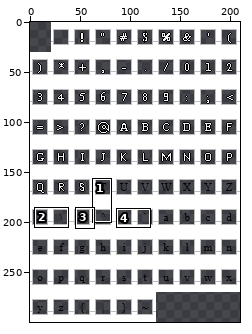
A pixel-art file gets an edit: assets/sprites/UI/Font/Simpletun-template.aseprite. The picture above shows the old version from afar; the outline marks the close-up.
Close-up. Earlier state:
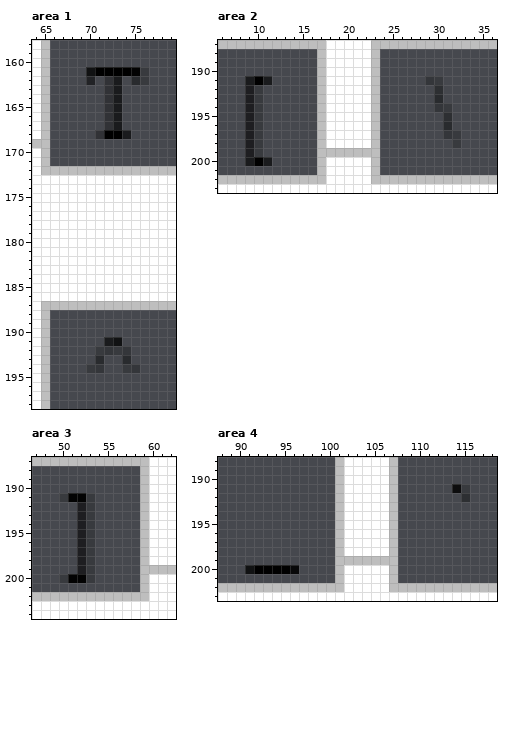
210x300 pixels, 1 frame. Pixels under 10% opacity are left out. Colours within 5 levels of each other are drawn and written as one. Shown: area 1: x 64..79, y 158..198; area 2: x 6..36, y 187..203; area 3: x 47..62, y 187..204; area 4: x 88..118, y 188..203. The commit also changed other parts of the picture, which this record leaves out.
The same view after the edit:
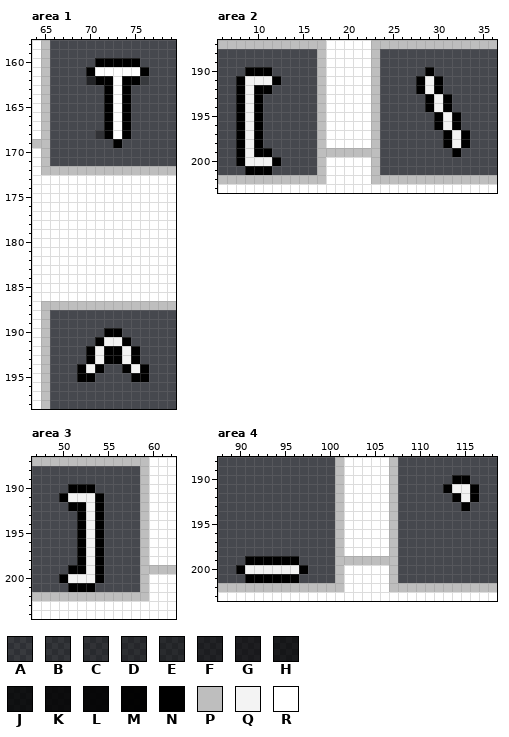
Palette (. is transparent): A #00000033  B #00000040  C #0000004d  D #0000005a  E #00000068  F #00000084  G #00000093  H #000000a1  J #000000c0  K #000000d0  L #000000e1  M #000000f5  N #000000  P #bebebe  Q #f3f3f3  R #ffffff
Message: Updated Font Sheet Finished Alphabet and 90% of Symbols
Change:
--- area 1, layer "Font"
@@ x 68..78 @@
 159 ...........
-160 ...........
-161 ..JNNNNMA..
-162 ..F.CH.EA..
-163 ....CH.....
-164 ....CH.....
-165 ....CH.....
-166 ....CH.....
-167 ....CH.....
-168 ...CNNH....
-169 ...........
+160 ...NNNNN...
+161 ..NRRRRRN..
+162 ..FNNRNNA..
+163 ....NRN....
+164 ....NRN....
+165 ....NRN....
+166 ....NRN....
+167 ....NRN....
+168 ...CNRN....
+169 .....N.....
 170 ...........
@@ x 64..79 @@
 189 RP..............
-190 RP..............
-191 RP......HJ......
-192 RP.....ABAB.....
-193 RP.....E..E.....
-194 RP....AB..AB....
-195 RP..............
+190 RP......NN......
+191 RP.....NQQN.....
+192 RP....NQNNQN....
+193 RP....NQNNQN....
+194 RP...NQN..NQN...
+195 RP...NN....NN...
 196 RP..............
--- area 2, layer "Font"
@@ x 6..36 @@
 189 ...........PRRRRRP.............
-190 ...........PRRRRRP.............
-191 ...HNH.....PRRRRRP.....BA......
-192 ...GA......PRRRRRP......D......
-193 ...GA......PRRRRRP......E......
-194 ...GA......PRRRRRP......BA.....
-195 ...GA......PRRRRRP.......D.....
-196 ...GA......PRRRRRP.......E.....
-197 ...GA......PRRRRRP.......BA....
-198 ...GA......PRRRRRP........A....
-199 ...GA......PPPPPPP.............
-200 ...HNH.....PRRRRRP.............
-201 ...........PRRRRRP.............
+190 ...NNN.....PRRRRRP.....N.......
+191 ..NQQQN....PRRRRRP....NQN......
+192 ..NQNN.....PRRRRRP....NQN......
+193 ..NQN......PRRRRRP.....NQN.....
+194 ..NQN......PRRRRRP.....NQN.....
+195 ..NQN......PRRRRRP......NQN....
+196 ..NQN......PRRRRRP......NQN....
+197 ..NQN......PRRRRRP.......NQN...
+198 ..NQN......PRRRRRP.......NQN...
+199 ..NQNN.....PPPPPPP........N....
+200 ..NQQQN....PRRRRRP.............
+201 ...NNN.....PRRRRRP.............
 202 PPPPPPPPPPPPRRRRRPPPPPPPPPPPPPP
--- area 3, layer "Font"
@@ x 48..56 @@
 189 .........
-190 .........
-191 ..AMMA...
-192 ....GA...
-193 ....GA...
-194 ....GA...
-195 ....GA...
-196 ....GA...
-197 ....GA...
-198 ....GA...
-199 ....GA...
-200 ..AMMA...
-201 .........
+190 ...NNN...
+191 ..NQQQN..
+192 ...NNQN..
+193 ....NQN..
+194 ....NQN..
+195 ....NQN..
+196 ....NQN..
+197 ....NQN..
+198 ....NQN..
+199 ...NNQN..
+200 ..NQQQN..
+201 ...NNN...
 202 PPPPPPPPP
--- area 4, layer "Font"
@@ x 111..118 @@
 189 ........
-190 ........
-191 ...KA...
-192 ....D...
-193 ........
+190 ...NN...
+191 ..NQQN..
+192 ...NQN..
+193 ....N...
 194 ........
@@ x 88..99 @@
 198 ............
-199 ............
-200 ...JNNNNL...
-201 ............
+199 ...NNNNNN...
+200 ..NQQQQQQN..
+201 ...NNNNNN...
 202 PPPPPPPPPPPP
Where, in picture pixels (left, top, right, bottom), the same in both close-ups:
changed: (86, 58, 149, 148)
changed: (77, 328, 149, 382)
changed: (236, 67, 281, 175)
changed: (416, 67, 470, 157)
changed: (59, 484, 104, 592)
changed: (443, 475, 479, 511)
changed: (236, 556, 308, 583)
